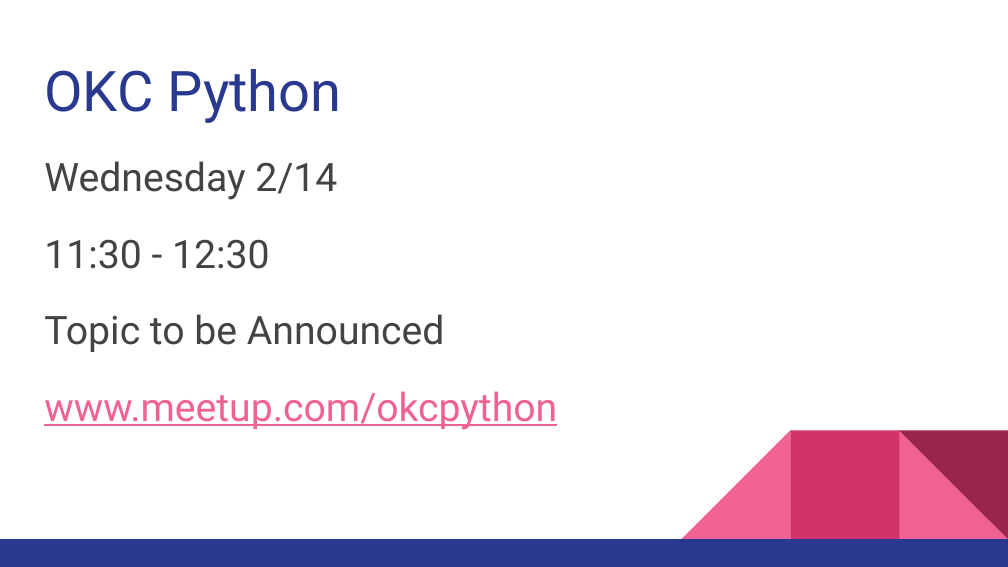
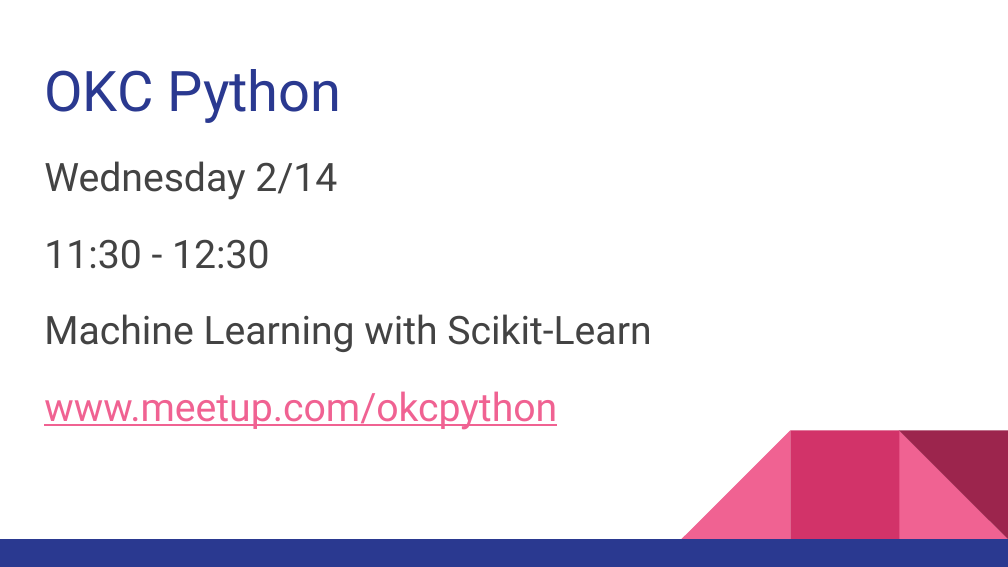
Before and after one commit to kacollins/slideshows, a slide deck: slide 20 of 2018-01-31.pptx. Drawn at 1008x567 pixels with LibreOffice and Linux fonts; fonts in the diff are those of the drawing. Boxes give left, top, right and bottom in pixels: in the first picture for what was removed or moved away, otherwise in the second. Text is boxed around its words. In the diff, an @@ line names an element or a change of style, - is before the commit and + after.

Commit message:
Updated 2018-01-31 PowerPoint

```diff
--- a/2018-01-31.pptx
+++ b/2018-01-31.pptx
@@ text at box(44, 314, 651, 352): text changed @@
-Topic to be Announced
+Machine Learning with Scikit-Learn
```
